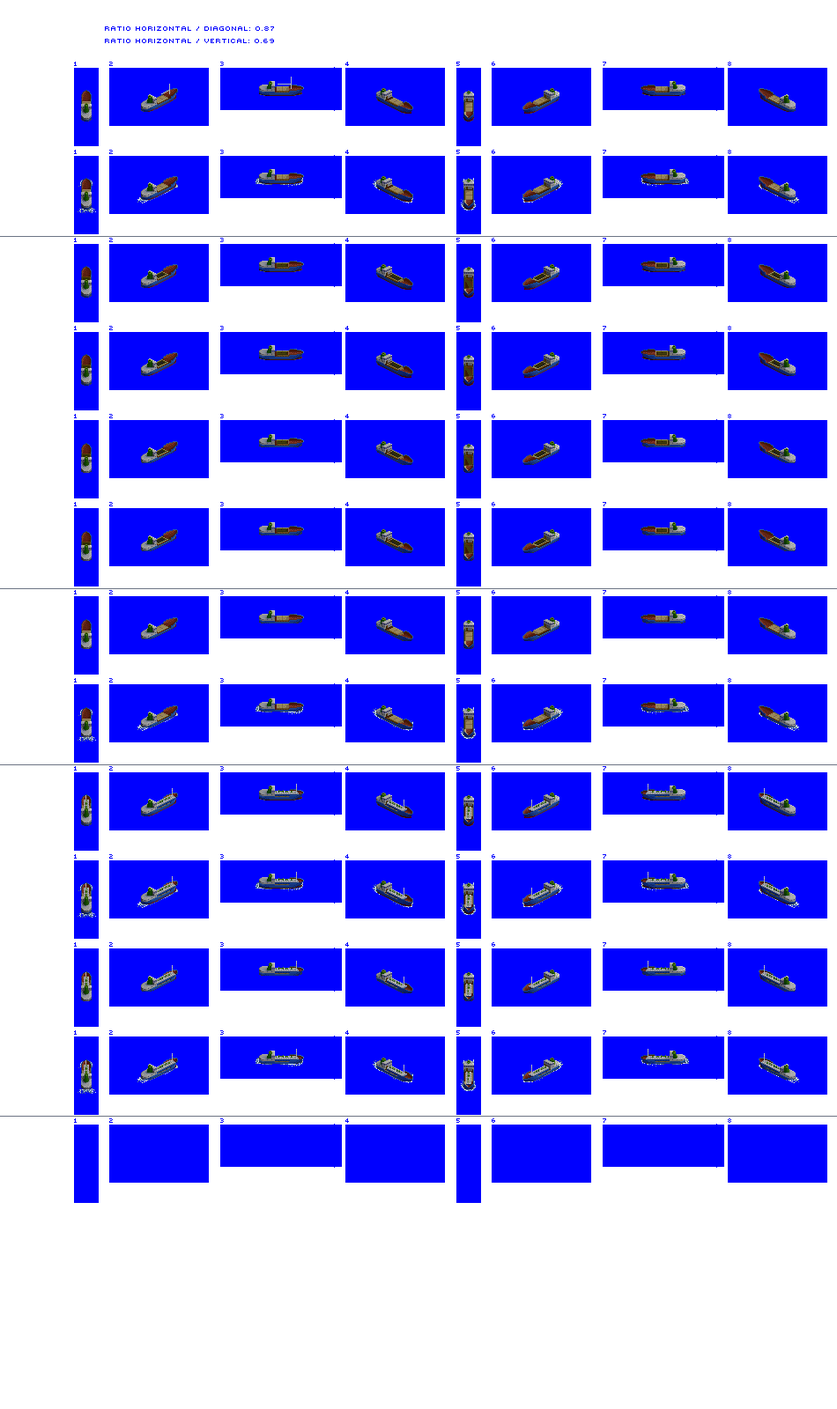
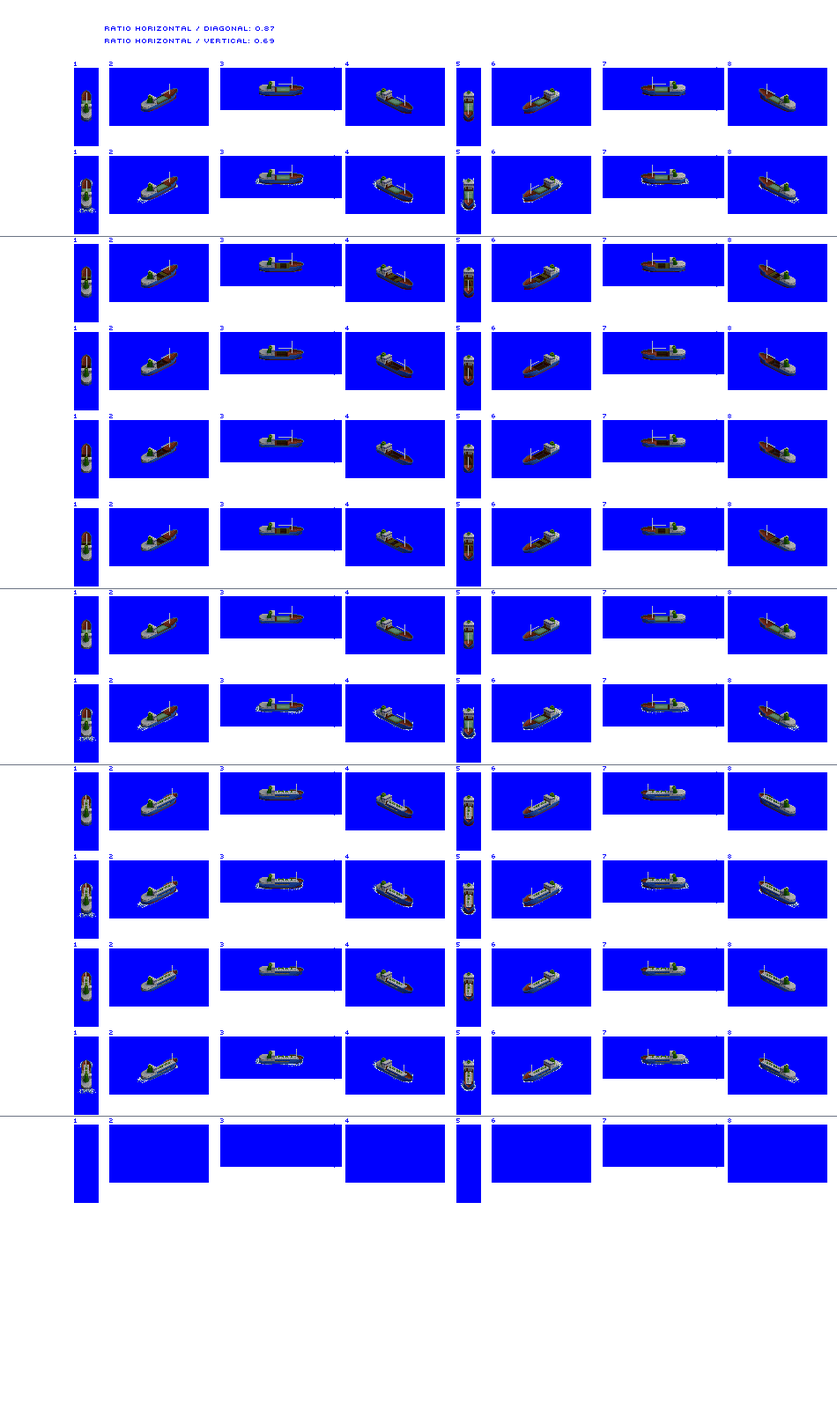
Comparing the layer stacks of the two (837, 1409) images. Changes:
painted on "greeble" over bbox(86, 76, 776, 733)
added layer "hatches" above "tanker" over bbox(81, 87, 780, 730)
renamed "Deck overlay" to "tanker", painted on it over bbox(81, 86, 781, 1086)
painted on "Small Trader" over bbox(81, 87, 780, 1088)
